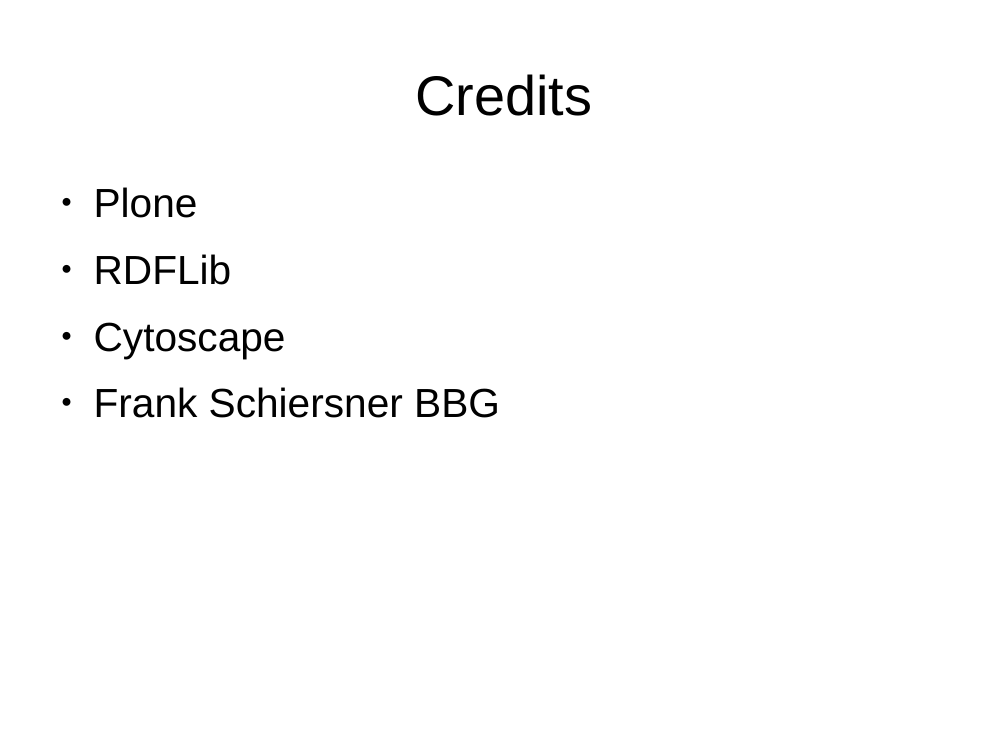
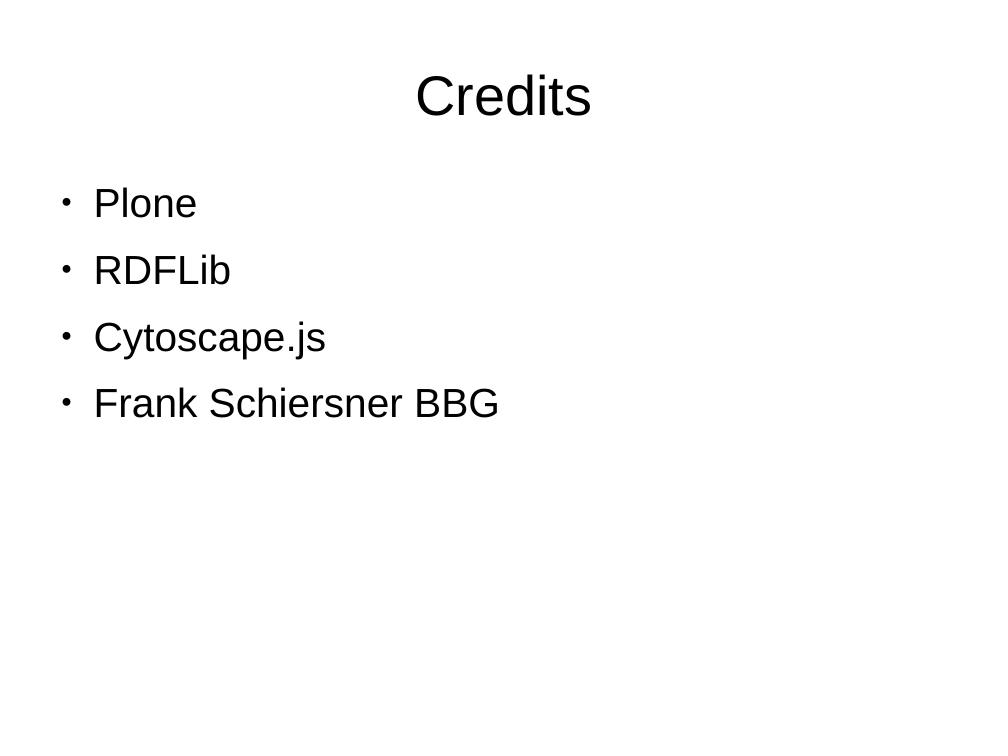
Before and after one commit to BB-Open/pkan_dcatapde, a slide deck: slide 26 of docs/figures/plone2018.odp (slide 25 before the commit). Drawn at 1008x756 pixels with LibreOffice and Linux fonts; fonts in the diff are those of the drawing. Boxes give left, top, right and bottom in pixels: in the first picture for what was removed or moved away, otherwise in the second. Text is boxed around its words. In the diff, an @@ line names an element or a change of style, - is before the commit and + after.

```diff
--- a/docs/figures/plone2018.odp
+++ b/docs/figures/plone2018.odp
@@ text at (94,321,327,358): text changed @@
-● Cytoscape
+● Cytoscape.js
```
Also in this commit, not shown: 6 other slides changed, 2 slides added, 1 slide removed, 1 other file.
